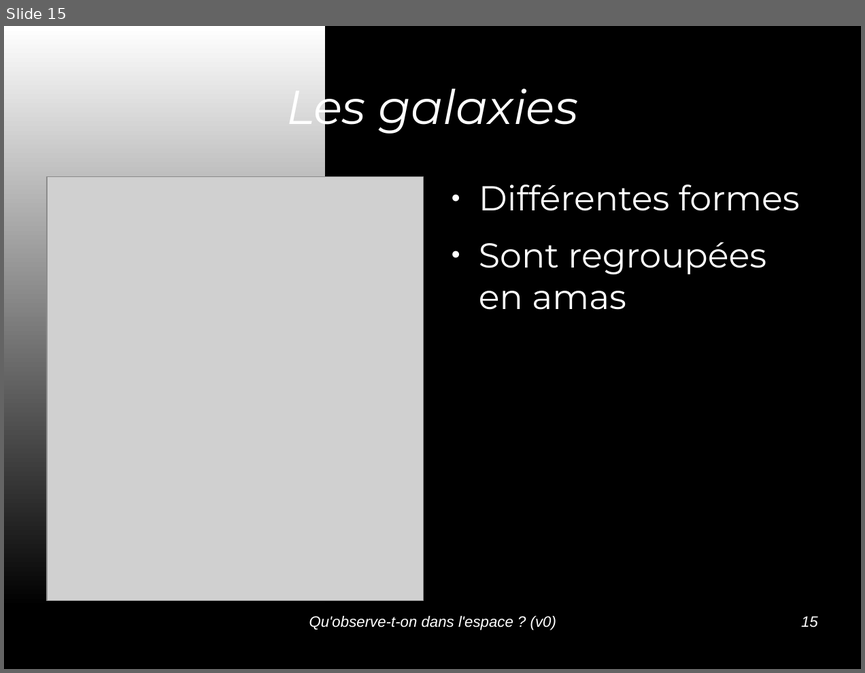
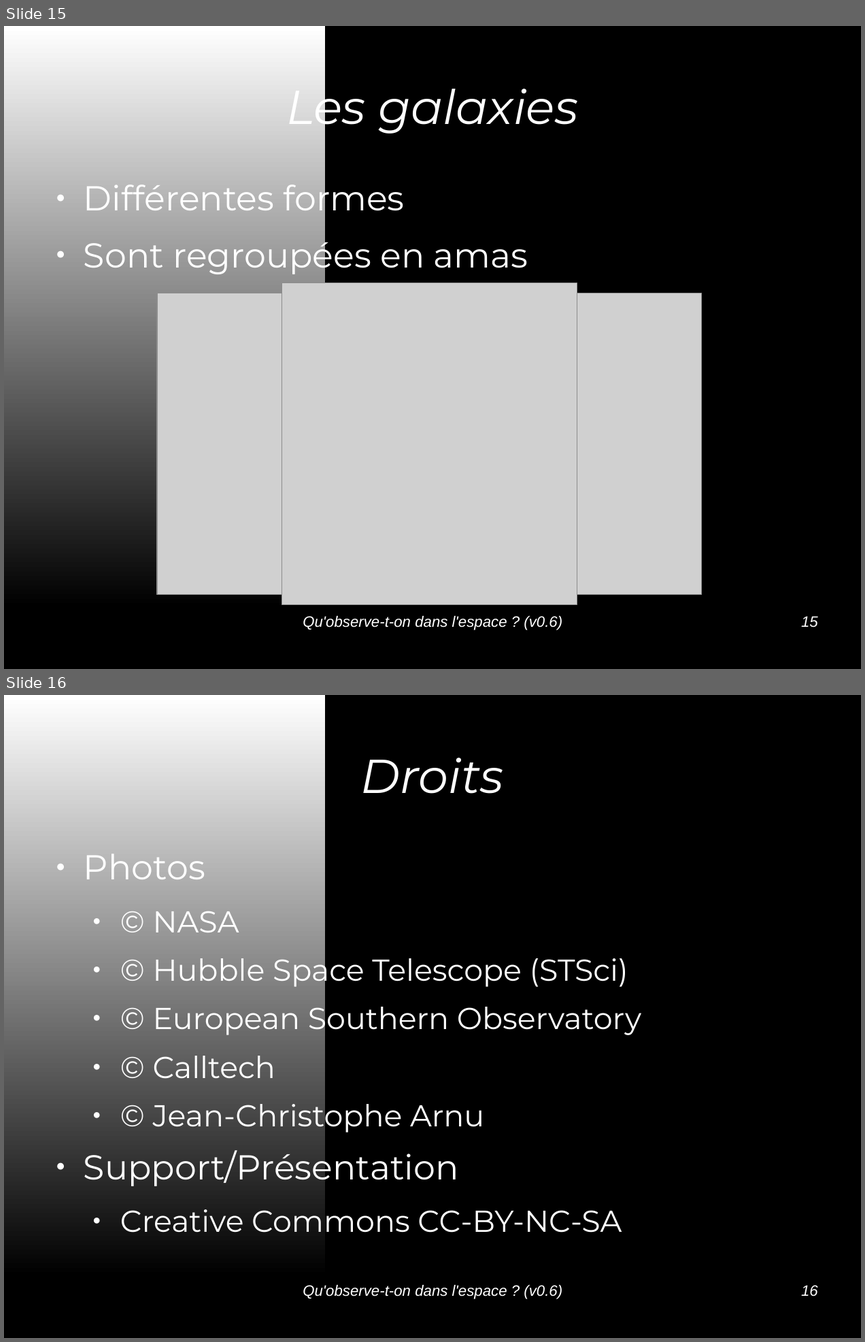
Before and after one commit to jcarnu/qf-astro, a slide deck: Ressources/Presentations/Qu_observe-t-on_dans_l_espace.odp. Shown one above the other, each under a label of ours: slide 15 before the commit, slides 15 and 16 after it. The pictures are 865x673 and 865x1342 pixels, drawn with LibreOffice and Linux fonts; fonts in the diff are those of the drawing; grey boxes stand for pictures; background and template pictures are left out. Boxes give left, top, right and bottom in pixels: in the first picture for what was removed or moved away, otherwise in the second. Text is boxed around its words. In the diff, an @@ line names an element or a change of style, - is before the commit and + after.

Commit message:
Ajout des galaxies, amas, étoiles (texte uniquement) amas et crédits

```diff
--- a/Ressources/Presentations/Qu_observe-t-on_dans_l_espace.odp
+++ b/Ressources/Presentations/Qu_observe-t-on_dans_l_espace.odp
@@ slide 16 added at [4, 695, 861, 1338], background picture (left out); not listed: 1 template element that a slide beside it also shows @@
@@ title added at [361, 758, 504, 794], 44 pt, text #FFFFFF, italic @@
+Droits
@@ text added at [84, 853, 641, 1232], 28 pt, text #FFFFFF @@
+● Photos
+  ● © NASA
+  ● © Hubble Space Telescope (STSci)
+  ● © European Southern Observatory
+  ● © Calltech
+  ● © Jean-Christophe Arnu
+● Support/Présentation
+  ● Creative Commons CC-BY-NC-SA
@@ text added at [303, 1285, 562, 1299], 14 pt, text #FFFFFF, italic @@
+Qu'observe-t-on dans l'espace ? (v0.6)
@@ page number added at [801, 1285, 818, 1296], 14 pt, text #FFFFFF, italic @@
+16
@@ slide 15 changed as well @@
@@ text "Différentes formes" rewrapped from [479, 184, 800, 310] to [84, 178, 528, 276] @@
@@ picture removed at [47, 176, 423, 601] @@
@@ picture added at [281, 283, 577, 605] @@
@@ picture added at [157, 293, 702, 594] @@
@@ text at [303, 616, 562, 630]: text changed @@
-Qu'observe-t-on dans l'espace ? (v0)
+Qu'observe-t-on dans l'espace ? (v0.6)
```
Also in this commit, not shown: 13 other slides changed.
